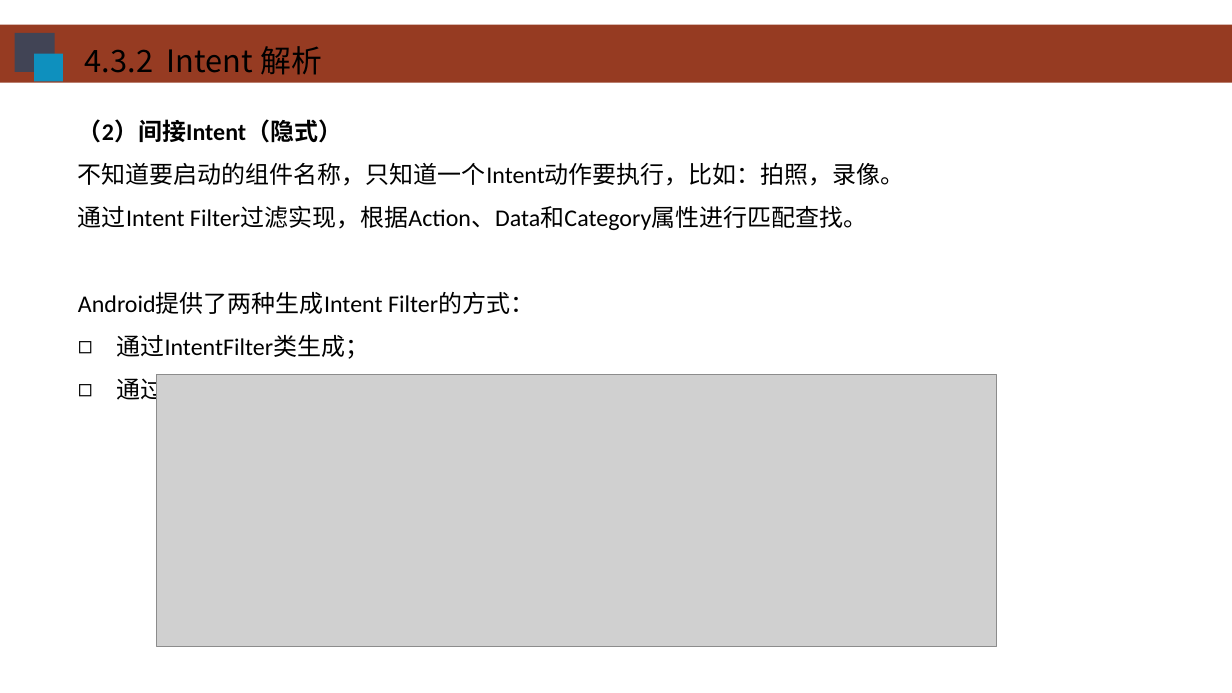
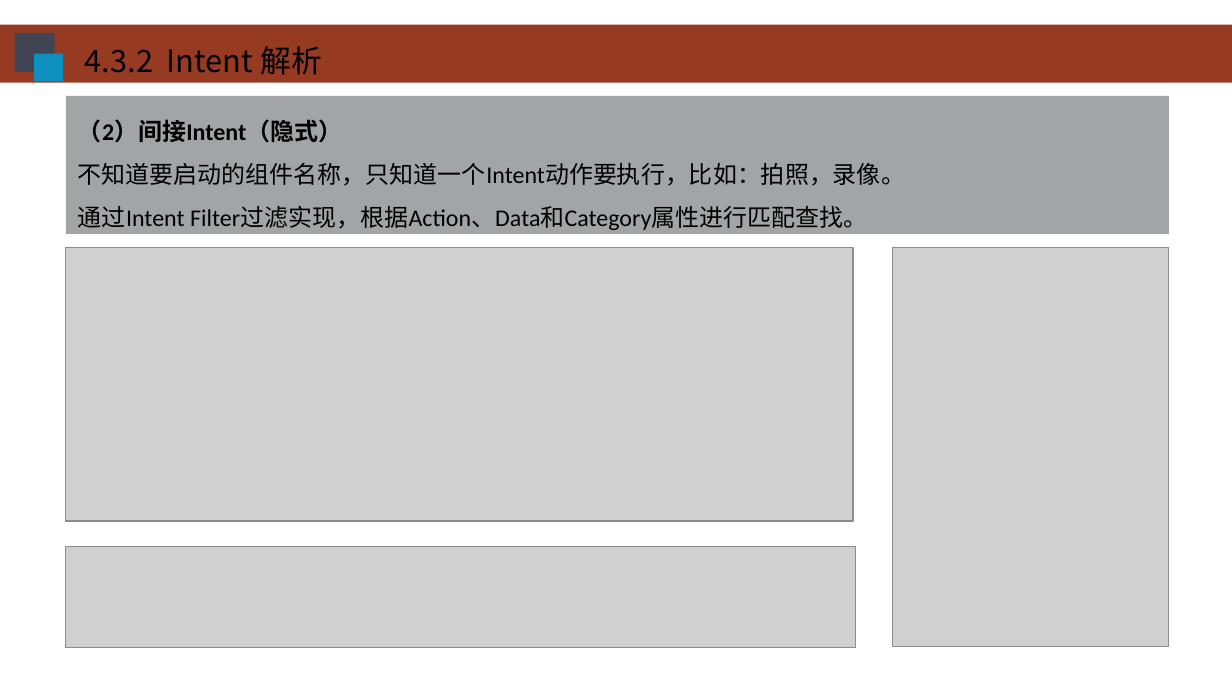
Before and after one commit to HBU/Android-PPT, a slide deck: slide 19 of 04.0 -- 活动-意图-- 第04章.pptx (slide 24 before the commit). Drawn at 1232x693 pixels with LibreOffice and Linux fonts; fonts in the diff are those of the drawing; grey boxes stand for pictures; background and template pictures are left out. Boxes give left, top, right and bottom in pixels: in the first picture for what was removed or moved away, otherwise in the second. Text is boxed around its words. In the diff, an @@ line names an element or a change of style, - is before the commit and + after.

```diff
--- a/04.0 -- 活动-意图-- 第04章.pptx
+++ b/04.0 -- 活动-意图-- 第04章.pptx
@@ rectangle "（2）间接Intent（隐式）": place and size @@
-rectangle "（2）间接Intent（隐式）" at (78, 119, 905, 405)
+rectangle "（2）间接Intent（隐式）" at (65, 96, 1168, 234)
@@ rectangle "（2）间接Intent（隐式）" at (65, 96, 1168, 234): fill none to #494B4D at 50% opacity @@
@@ picture added at (65, 248, 853, 521) @@
@@ picture added at (892, 248, 1169, 647) @@
@@ text in rectangle at (78, 292, 816, 405): paragraphs removed @@
-Android提供了两种生成Intent Filter的方式：
-◻ 通过IntentFilter类生成；
-◻ 通过在配置文件AndroidManifest.xml中定义<intent-filter>元素生成。
@@ picture removed at (156, 375, 997, 647) @@
@@ picture added at (65, 547, 855, 648) @@
```
Also in this commit, not shown: 19 other slides changed, 4 slides added, 15 slides removed, 3 other files.
